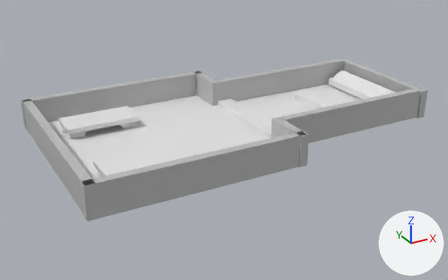
The Blender file assets/level.blend, before and after one commit.
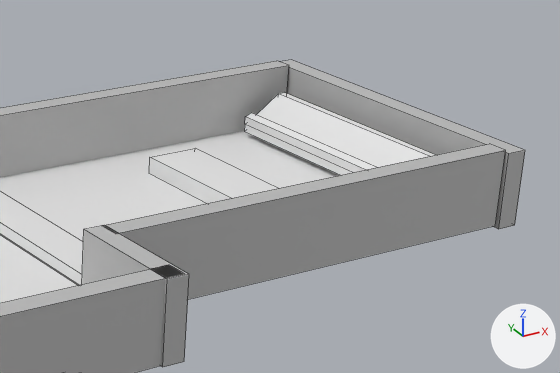
The first picture shows the older version from a 50 mm camera at (-83.1, -123.1, 58.0) aimed at (-15.7, -0.7, -3.2). The close-ups show both versions on the part from 54% to 98% of the width and 13% to 60% of the height of that picture; other places that the commit changed are outside them. Arrows for +X, +Y and +Z are at lower right; the lights stay in place. The close-ups show mesh edges as thin lines.

The older version as bpy lines, for what is in view:
```python
me_cube_002 = bpy.data.meshes.new('Cube.002')
me_cube_002.from_pydata(...)  # a box spanning x -1.0..1.0, y -1.0..1.0, z -1.0..1.0
me_cube_003 = bpy.data.meshes.new('Cube.003')
me_cube_003.from_pydata(...)  # 21 vertices, 17 faces; spans x -11.18..1.0, y -1.0..1.0, z -1.0..1.0
me_plane = bpy.data.meshes.new('Plane')
me_plane.from_pydata([(-0.05, -1.0, 0.0), (1.0, -1.0, 0.0), (-0.05, 1.0, 0.0), (1.0, 1.0, 0.0)], [], [(0, 1, 3, 2)])
ob_appliances = bpy.data.objects.new('Appliances', me_cube_002)
ob_appliances.location = (13.92, 0.0, 0.8)
ob_appliances.scale = (2.68, 8.16, 0.852)
ob_floor = bpy.data.objects.new('Floor', me_plane)
ob_floor.location = (-7.4, 0.0, -0.01)
ob_floor.scale = (40.0, 15.0, 20.0)
ob_foods = bpy.data.objects.new('Foods', me_cube_003)
ob_foods.location = (30.49, 0.0, 1.98)
ob_foods.scale = (0.396, 12.6, 2.0)
# also in view: 'Wall.007' at (33.6, -0.2, 2.4); 'Wall' at (11.6, -15.3, 2.6); 'Wall.004' at (-10.0, -20.1, 2.6); 'Wall.003' at (-33.5, -24.5, 2.6); 'Wall.001' at (11.6, 15.0, 2.6)
```
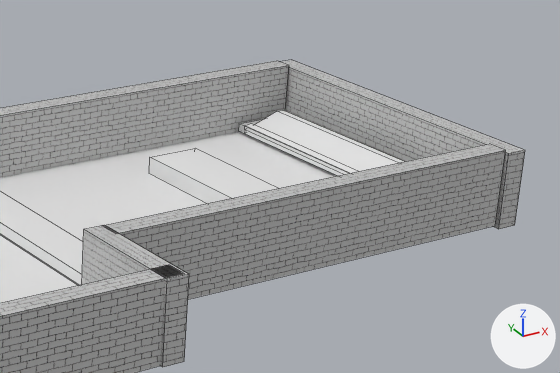
What differs and where, as boxes [x1, y1, x2, y2] in the close-ups (560 x 373 px):
'Foods', moved, rescaled: before [244, 92, 435, 175]; after [244, 110, 404, 176]
'WallInvisible', added: after [238, 119, 337, 176]

What the commit changed:
Material 'InvisibleWall' (mat_invisiblewall) is new.
Its base color is (0.5, 0.5, 0.5) (grey #bcbcbc).
Mesh me_cube_013 is new.
It is a box spanning x -1.0..1.0, y -1.0..1.0, z -1.0..1.0.
It uses material mat_invisiblewall (grey #bcbcbc).
Object 'Foods' (ob_foods) moves from (30.49, 0.0, 1.98) to (30.49, 0.0, 1.08).
Object 'Foods' (ob_foods) is rescaled from (0.396, 12.6, 2.0) to (0.396, 12.6, 1.02).
Object 'WallInvisible' (ob_wallinvisible) is new; it shows me_cube_013.
Its location is (28.19, 0.0, 0.64).
Its scale is (2.06, 13.7, -0.401).
